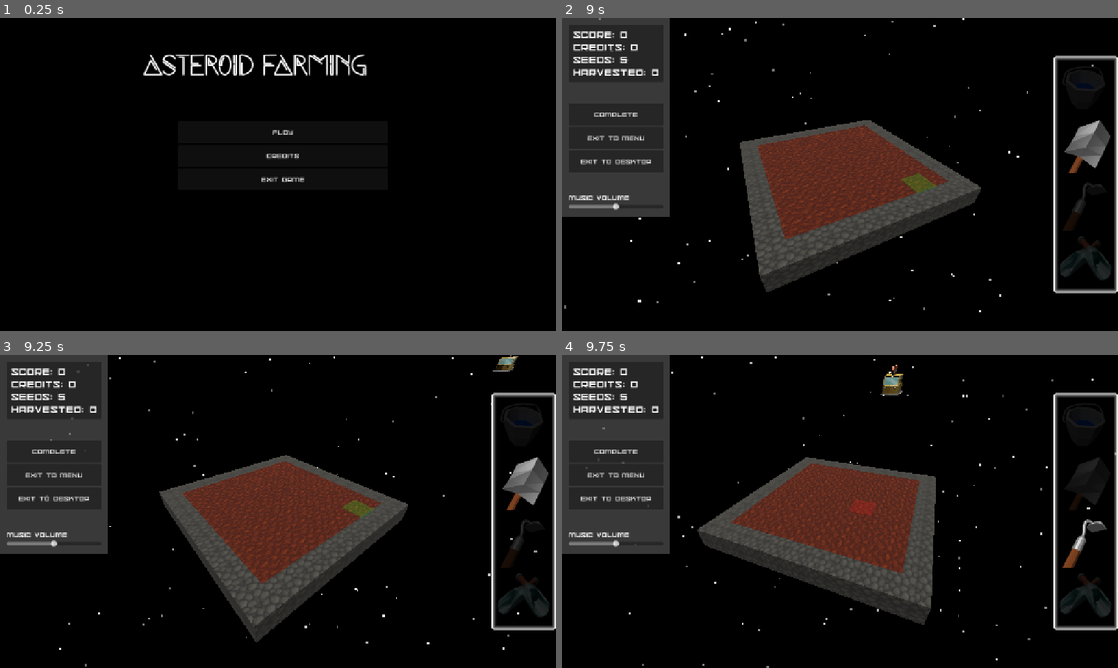
Above: before the commit, frames 1-4 (two rows, left to right).
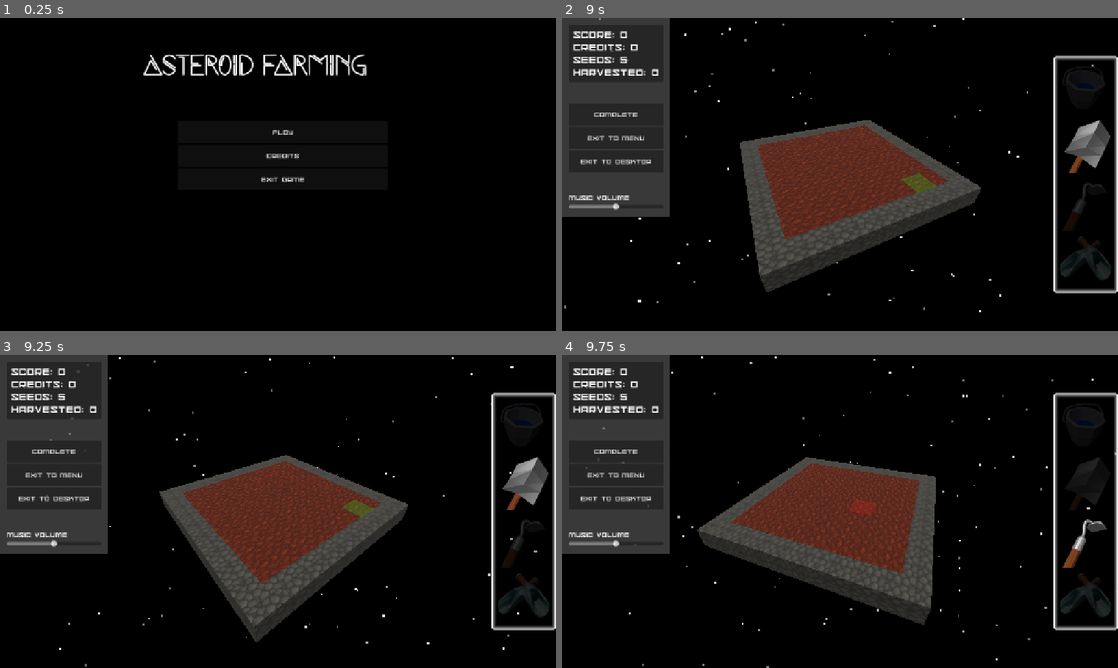
Above: after the commit, the same moments.

Repository: 100-Devs-1-Game/AsteroidFarming
Game: Godot game, scene res://scenes/rootscene.tscn
Same seed, same stepped clock (60 frames per second), same inputs: the game is played once before the commit and once after it.
Inputs (mouse positions are in pixels of both pictures, inside the frame that each line leads up to):
- Up to frame 1 (0.25 s): no input
- Up to frame 2 (9 s): click "Play" at 0.5 s; click "Complete" at 1.25 s; click (1084, 86) at 2 s; click (1084, 146) at 2.75 s; click (1084, 202) at 3.5 s; click (1084, 262) at 4.25 s; tap Enter at 5 s; move the mouse to (962, 158) at 5.02 s; hold D (move_right) 5.03-5.78 s; tap F (change_tool) at 5.1, 7.35 s; click (962, 158) at 5.17 s; move the mouse to (728, 190) at 5.77 s; hold A (move_left) 5.78-6.53 s; click (728, 190) at 5.85 s; move the mouse to (895, 105) at 6.52 s; hold Shift (shift) 6.53-7.28 s; hold D (move_right) 6.53-8.03 s; move the mouse to (812, 237) at 7.27 s; click (812, 237) at 7.42 s; move the mouse to (1006, 221) at 8.02 s; hold A (move_left) from 8.03 s (still down); click (1006, 221) at 8.1 s; move the mouse to (673, 127) at 8.77 s; tap Shift (shift) at 8.85 s
- Up to frame 3 (9.25 s): keep holding A (move_left)
- Up to frame 4 (9.75 s): keep holding A (move_left); move the mouse to (867, 511) at 9.52 s; tap F (change_tool) at 9.6 s; click (867, 511) at 9.67 s

Frames 1-2 are identical in both runs. In frame 3, 0.1% of the frame differs, in the area x 88-94%, y 0-6%; in frame 4, 0.2%, in the area x 57-62%, y 3-14%.

Commit message:
Move scripts

Diff:
--- a/src/scenes/game_over.tscn
+++ b/src/scenes/game_over.tscn
@@ -1,6 +1,6 @@
 [gd_scene load_steps=4 format=3 uid="uid://btagksi1j8xfe"]
 
-[ext_resource type="Script" uid="uid://yw6v2diidkgv" path="res://scenes/game_over.gd" id="1_wqhvx"]
+[ext_resource type="Script" uid="uid://yw6v2diidkgv" path="res://scripts/game_over.gd" id="1_wqhvx"]
 [ext_resource type="FontFile" uid="uid://rm8deh0nxdgw" path="res://fonts/space-madness-font/SpaceMadness-2R6v.ttf" id="1_xeevv"]
 
 [sub_resource type="LabelSettings" id="LabelSettings_wqhvx"]
--- a/src/scenes/main.tscn
+++ b/src/scenes/main.tscn
@@ -62,7 +62,7 @@
 
 [node name="Spaceship Cooldown" type="Timer" parent="SpaceShipStuff"]
 unique_name_in_owner = true
-wait_time = 5.0
+wait_time = 30.0
 one_shot = true
 autostart = true
 
--- a/src/scenes/shop_ui.tscn
+++ b/src/scenes/shop_ui.tscn
@@ -1,7 +1,7 @@
 [gd_scene load_steps=9 format=3 uid="uid://b30mmydhqq4xf"]
 
 [ext_resource type="FontFile" uid="uid://rm8deh0nxdgw" path="res://fonts/space-madness-font/SpaceMadness-2R6v.ttf" id="1_fs6yy"]
-[ext_resource type="Script" uid="uid://cvc43ekqqd7a3" path="res://scenes/shop_ui.gd" id="1_oixfk"]
+[ext_resource type="Script" uid="uid://cvc43ekqqd7a3" path="res://scripts/shop_ui.gd" id="1_oixfk"]
 
 [sub_resource type="StyleBoxFlat" id="StyleBoxFlat_oixfk"]
 bg_color = Color(0.22745098, 0.22745098, 0.22745098, 0.50980395)
--- a/src/scenes/space_ship.tscn
+++ b/src/scenes/space_ship.tscn
@@ -1,7 +1,7 @@
 [gd_scene load_steps=3 format=3 uid="uid://g82bjbhulk4f"]
 
 [ext_resource type="PackedScene" uid="uid://64l1v7j0xu5b" path="res://assets/models/AsteroidTraderShipCombined.glb" id="1_dp8cb"]
-[ext_resource type="Script" uid="uid://bfs11mvvcybky" path="res://scenes/space_ship.gd" id="2_bt5oy"]
+[ext_resource type="Script" uid="uid://bfs11mvvcybky" path="res://scripts/space_ship.gd" id="2_bt5oy"]
 
 [node name="Spaceship" instance=ExtResource("1_dp8cb")]
 script = ExtResource("2_bt5oy")
Renamed: src/scenes/game_over.gd -> src/scripts/game_over.gd
Renamed: src/scenes/game_over.gd.uid -> src/scripts/game_over.gd.uid
Renamed: src/scenes/shop_ui.gd -> src/scripts/shop_ui.gd
Renamed: src/scenes/shop_ui.gd.uid -> src/scripts/shop_ui.gd.uid
Renamed: src/scenes/space_ship.gd -> src/scripts/space_ship.gd
Renamed: src/scenes/space_ship.gd.uid -> src/scripts/space_ship.gd.uid
